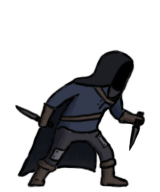
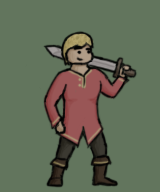
Comparing the layer stacks of the two 160px x 192px images. Changes:
hid group "Thief" (4 layers) over (14, 49, 151, 189)
showed group "Prince" (4 layers) over (25, 29, 141, 188)
showed "Background" over (0, 0, 160, 192)
